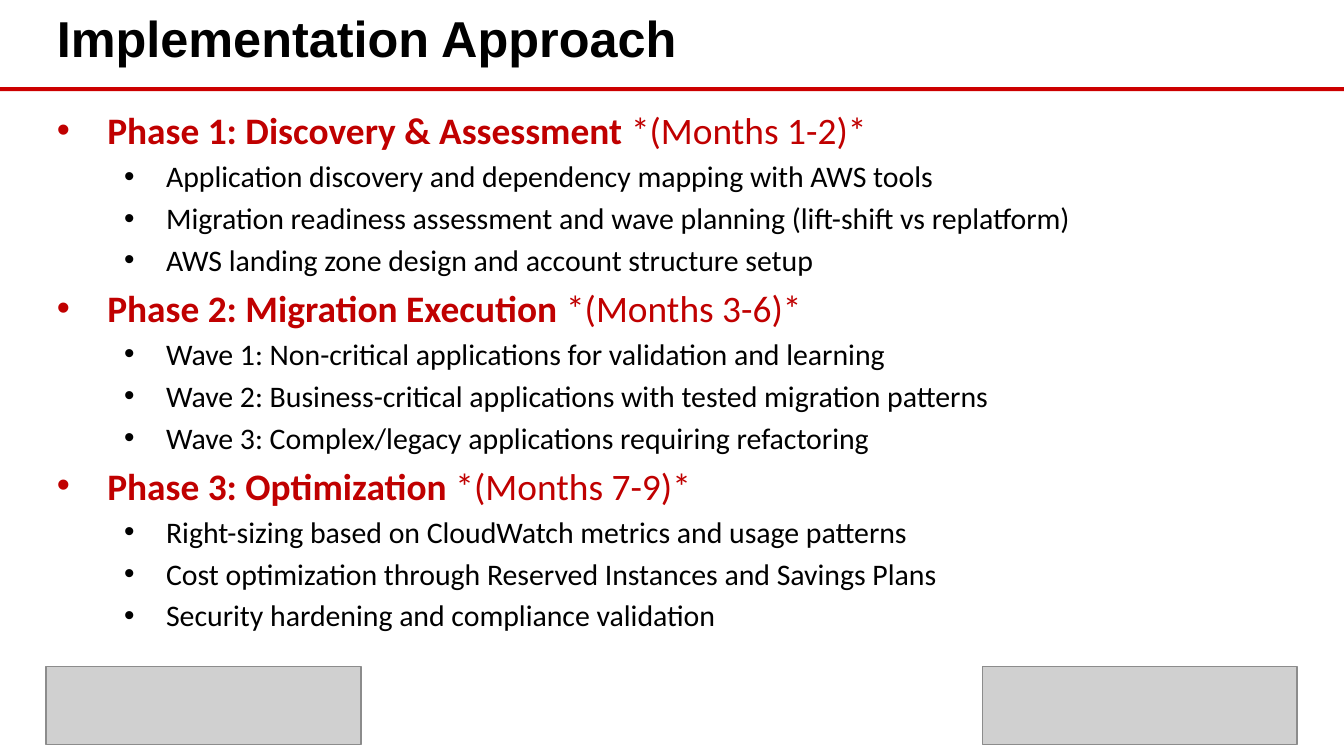
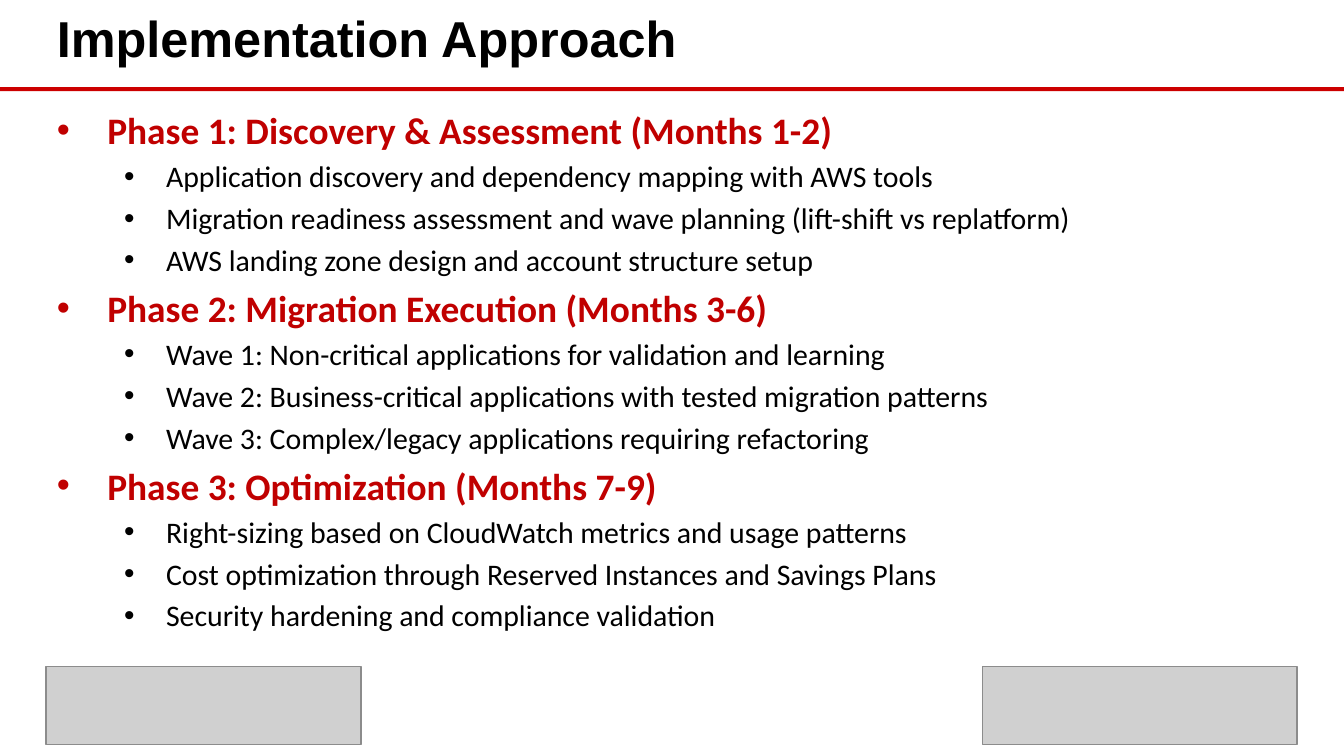
Before and after one commit to eoframework/solutions, a slide deck: slide 4 of solutions/aws/cloud/onpremise-to-cloud-migration/presales/solution-briefing.pptx. Drawn at 1344x756 pixels with LibreOffice and Linux fonts; fonts in the diff are those of the drawing; grey boxes stand for pictures; background and template pictures are left out. Boxes give left, top, right and bottom in pixels: in the first picture for what was removed or moved away, otherwise in the second. Text is boxed around its words. In the diff, an @@ line names an element or a change of style, - is before the commit and + after.

Commit message:
Fix Implementation Approach timeline formatting in solution briefings
Remove markdown italic syntax from phase timelines to prevent asterisks appearing in PowerPoint presentations.

Changed from: **Phase 1: Pilot** *(Months 1-2)*
Changed to: **Phase 1: Pilot (Months 1-2)**

Applied to all 3 AWS solutions:
- AWS Intelligent Document Processing
- AWS Disaster Recovery for Web Applications
- AWS Cloud Migration - On-Premise to Cloud

Regenerated all solution-briefing.pptx files with corrected formatting.

```diff
--- a/solutions/aws/cloud/onpremise-to-cloud-migration/presales/solution-briefing.pptx
+++ b/solutions/aws/cloud/onpremise-to-cloud-migration/presales/solution-briefing.pptx
@@ text at <box>107,116,832,150</box>: text changed @@
-• Phase 1: Discovery & Assessment *(Months 1-2)*
+• Phase 1: Discovery & Assessment (Months 1-2)
@@ text at <box>107,294,767,329</box>: text changed @@
-• Phase 2: Migration Execution *(Months 3-6)*
+• Phase 2: Migration Execution (Months 3-6)
@@ text at <box>107,472,657,506</box>: text changed @@
-• Phase 3: Optimization *(Months 7-9)*
+• Phase 3: Optimization (Months 7-9)
```
Also in this commit, not shown: 46 other files.
